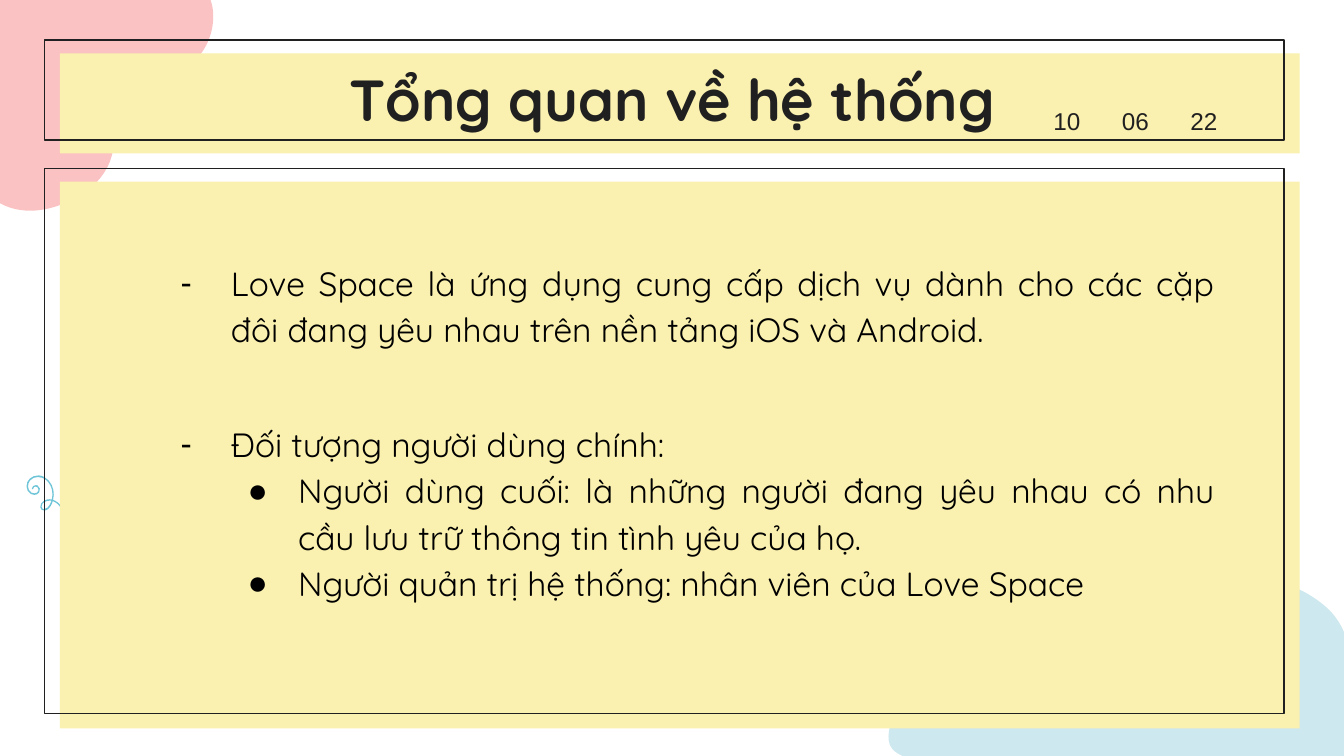
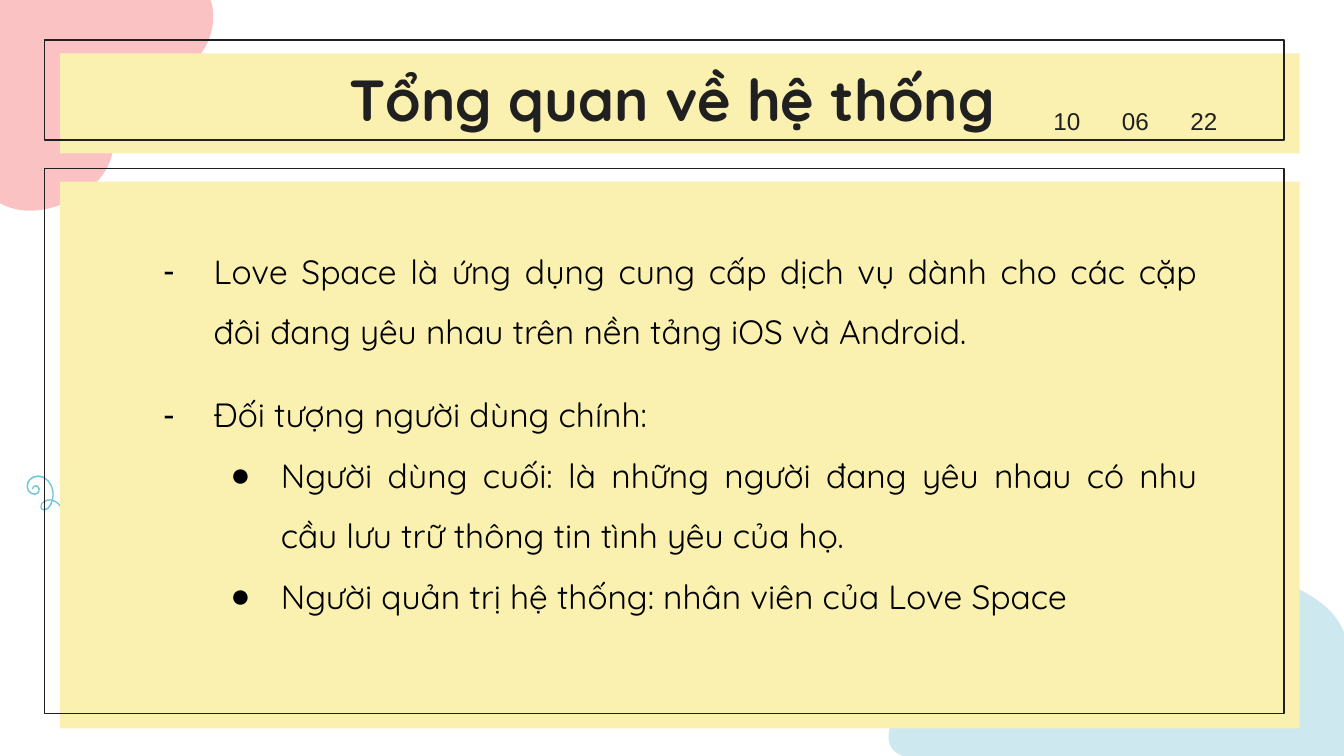
Before and after one commit to nhamct/ThucTapTN_2021_2022_2, a slide deck: slide 8 of 05. Phạm Thị Diệu Liên/PhamThiDieuLien_44K21.1.pptx. Drawn at 1344x756 pixels with LibreOffice and Linux fonts; fonts in the diff are those of the drawing. Boxes give left, top, right and bottom in pixels: in the first picture for what was removed or moved away, otherwise in the second. Text is boxed around its words. In the diff, an @@ line names an element or a change of style, - is before the commit and + after.

```diff
--- a/05. Phạm Thị Diệu Liên/PhamThiDieuLien_44K21.1.pptx
+++ b/05. Phạm Thị Diệu Liên/PhamThiDieuLien_44K21.1.pptx
@@ text "Love Space là ứng dụng ...": place and size @@
-text "Love Space là ứng dụng ..." at bbox=[231, 269, 1215, 603]
+text "Love Space là ứng dụng ..." at bbox=[214, 257, 1197, 616]
@@ text "Love Space là ứng dụng ..." at bbox=[214, 257, 1197, 616]: line spacing 1.15 to 1.5 @@
```
Also in this commit, not shown: 8 other slides changed, 2 slides added, 2 slides removed, 1 other file.
